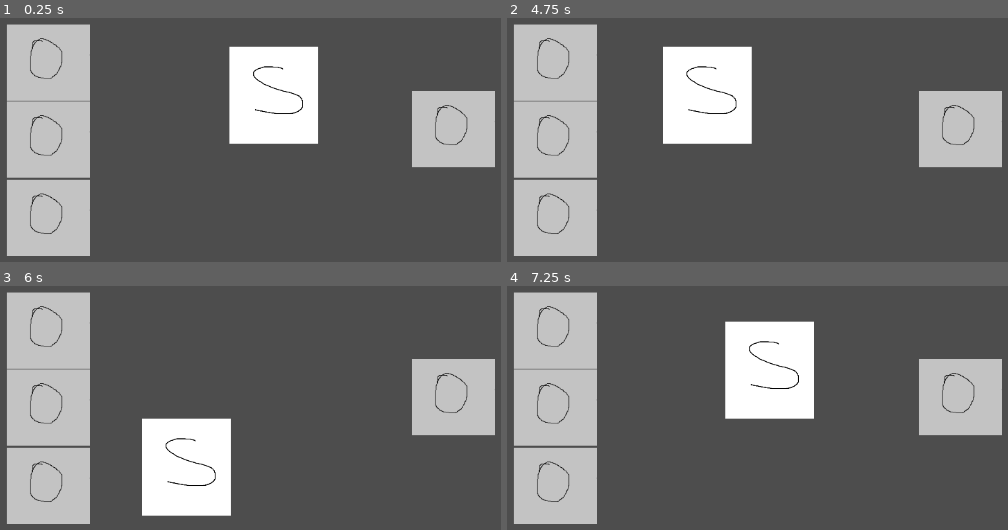
Above: before the commit, frames 1-4 (two rows, left to right).
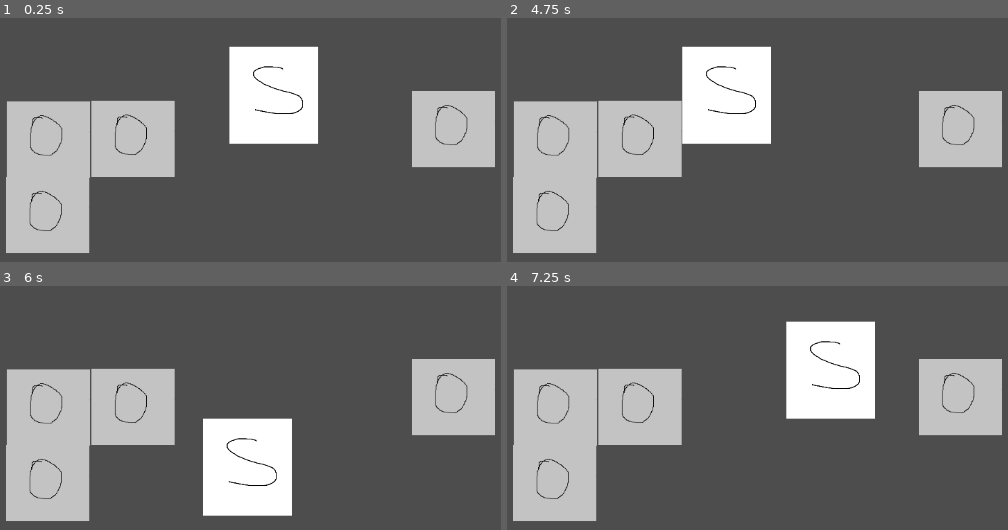
Above: after the commit, the same moments.

Repository: Deans-Paranoia/Deans-Paranoia
Game: Godot game, scene res://scenes/fourth_floor.tscn
The game is run twice, just before and just after one commit, with the same random seed, the same clock (stepped at 60 frames per second) and the same inputs. This scene is started directly instead of the project's main scene. The engine's default icon, where the game draws it, is replaced by a stand-in: a white triangle on a blue panel in a dark square.
Inputs:
- Up to frame 1 (0.25 s): no input
- Up to frame 2 (4.75 s): tap Enter at 0.5 s; hold D (right) 0.53-1.28 s; hold E (interaction) 0.53-1.28 s; hold S (down) 1.28-2.03 s; tap Space (dig) at 1.35, 2.75, 4.35 s; tap E (interaction) at 1.55, 3.05, 4.55 s; hold D (right) 2.03-2.78 s; hold E (interaction) 2.03-2.78 s; hold W (up) 2.78-3.53 s; tap Tab (open_tablet) at 2.85 s; hold E (interaction) 3.53-4.28 s; hold A (left) from 3.53 s (still down)
- Up to frame 3 (6 s): release A (left) at 5.03 s; hold S (down) 5.03-5.78 s; hold E (interaction) 5.03-5.78 s; hold D (right) from 5.78 s (still down); tap Tab (open_tablet) at 5.85 s
- Up to frame 4 (7.25 s): tap E (interaction) at 6.05 s; release D (right) at 6.53 s; hold W (up) from 6.53 s (still down); hold E (interaction) from 6.53 s (still down)

The runs differ from the first frame. In frame 1, 11% of the frame differs, in the area x 1-35%, y 2-98%; in frame 2, 14%; in frame 3, 20%; in frame 4, 21%, in the area x 1-74%, y 2-98%.

Commit message:
fixing console errors

Diff:
--- a/scenes/fourth_floor.tscn
+++ b/scenes/fourth_floor.tscn
@@ -14,7 +14,7 @@
 position = Vector2(834, 374)
 
 [node name="obstacle3" parent="." instance=ExtResource("1_v26fx")]
-position = Vector2(250, 502)
+position = Vector2(249, 498)
 
 [node name="obstacle4" parent="." instance=ExtResource("1_v26fx")]
-position = Vector2(250, 278)
+position = Vector2(372, 388)
--- a/scripts/studentInput.gd
+++ b/scripts/studentInput.gd
@@ -33,7 +33,7 @@
 	# interakcja z obiektami
 	if event.is_action_pressed("interaction"):
 		# obsluga alarmu przez studenta
-		var fire_alarm_reference = get_node("../fire_alarm")
+		var fire_alarm_reference = get_node_or_null("../fire_alarm")
 		if fire_alarm_reference !=null and fire_alarm_reference.useable and can_use_alarm:
 			sabotage_alarm()
 			fire_alarm_reference.useable = false
@@ -45,13 +45,13 @@
 			use_server()
 
 		# obsluga windy przez studenta
-		var elevator_reference = get_node("../elevator")
+		var elevator_reference = get_node_or_null("../elevator")
 		if can_use_elevator:
 			use_elevator()
 
 		# obsluga boostera przez studenta
 		if can_use_booster and !has_booster:
-			var booster = get_node("../booster")
+			var booster = get_node_or_null("../booster")
 
 			if can_use_booster:
 				# usuniecie boostera
@@ -71,7 +71,7 @@
 
 func use_server():
 	# funkcja do uzywania serwera przez studenta
-	var server_reference = get_node("../server")
+	var server_reference = get_node_or_null("../server")
 	if server_reference.server_opened == false:
 		print("server opened")
 		server_reference.server_opened = true
